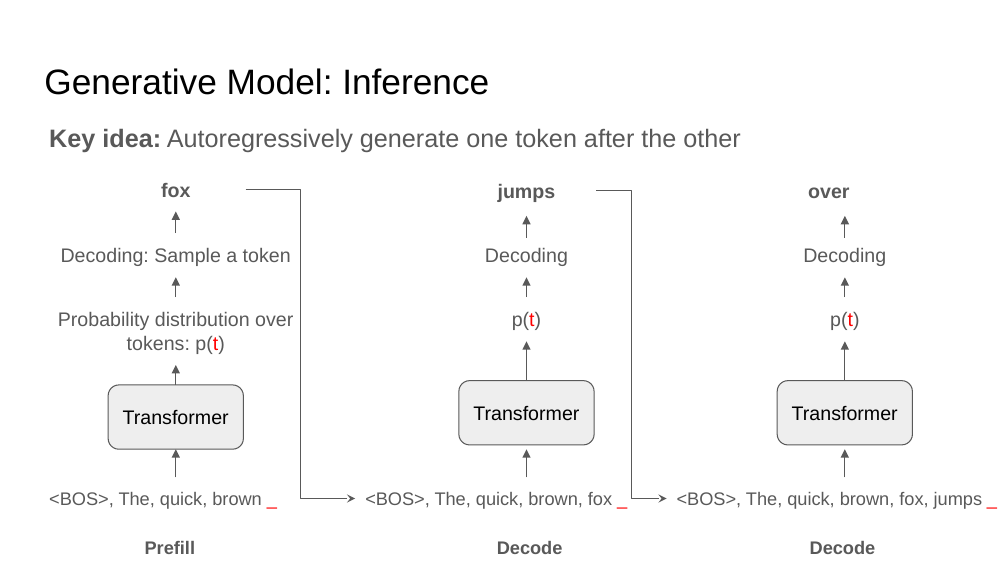
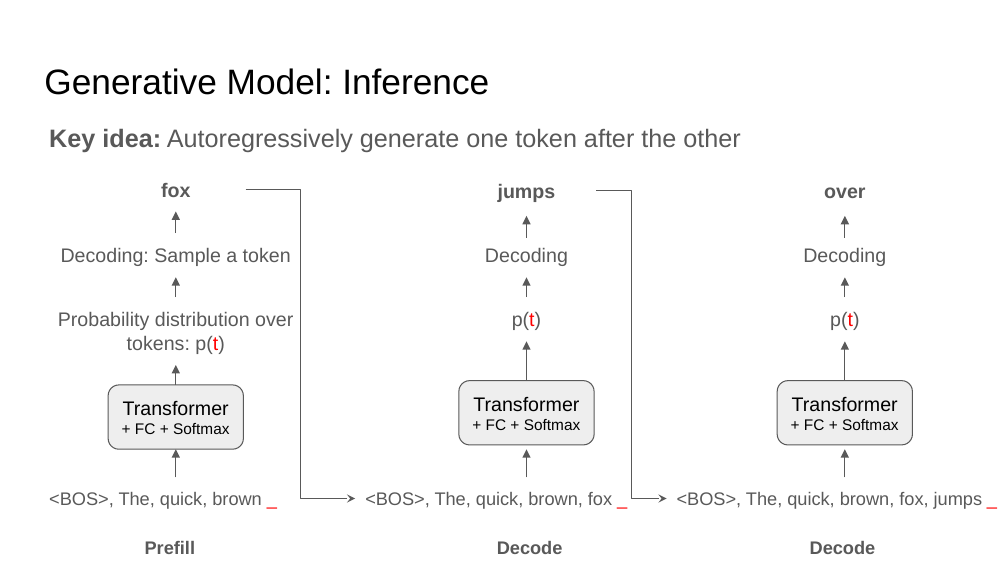
Before and after one commit to ankur6ue/deep-learning-course, a slide deck: slide 7 of Module 8/class_8.1/vllm architecture.pptx (slide 6 before the commit). Drawn at 1008x567 pixels with LibreOffice and Linux fonts; fonts in the diff are those of the drawing. Boxes give left, top, right and bottom in pixels: in the first picture for what was removed or moved away, otherwise in the second. Text is boxed around its words. In the diff, an @@ line names an element or a change of style, - is before the commit and + after.

```diff
--- a/Module 8/class_8.1/vllm architecture.pptx
+++ b/Module 8/class_8.1/vllm architecture.pptx
@@ text "over" moved from (x1=808, y1=187, x2=849, y2=198) to (x1=824, y1=187, x2=865, y2=198) @@
@@ text in rounded rectangle at (x1=123, y1=401, x2=230, y2=434): text changed @@
-Transformer
+Transformer
++ FC + Softmax
@@ text in rounded rectangle at (x1=473, y1=397, x2=581, y2=430): text changed @@
-Transformer
+Transformer+ FC + Softmax
@@ text in rounded rectangle at (x1=792, y1=397, x2=899, y2=430): text changed @@
-Transformer
+Transformer+ FC + Softmax
```
Also in this commit, not shown: 5 other slides changed, 2 slides added, 1 slide removed.
